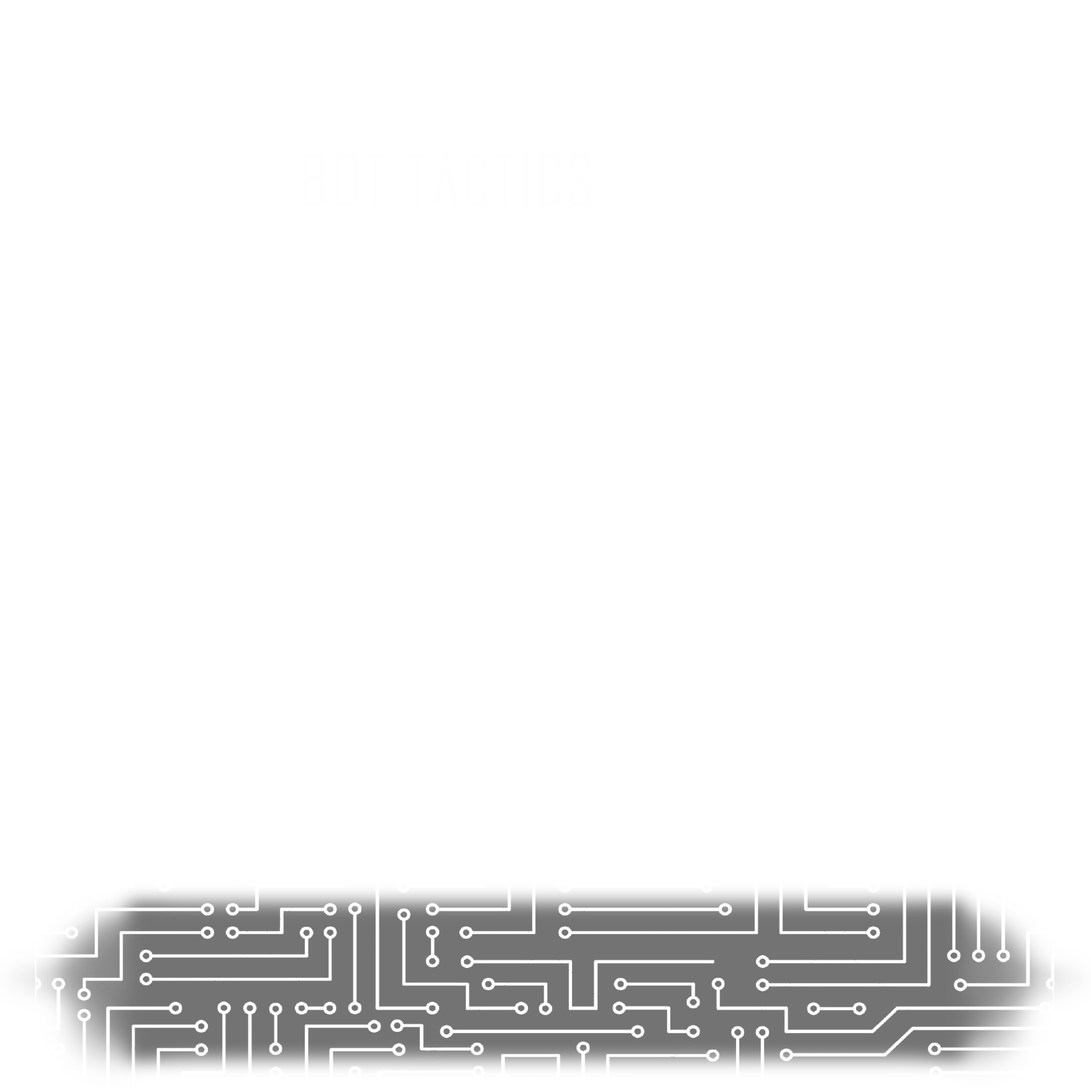
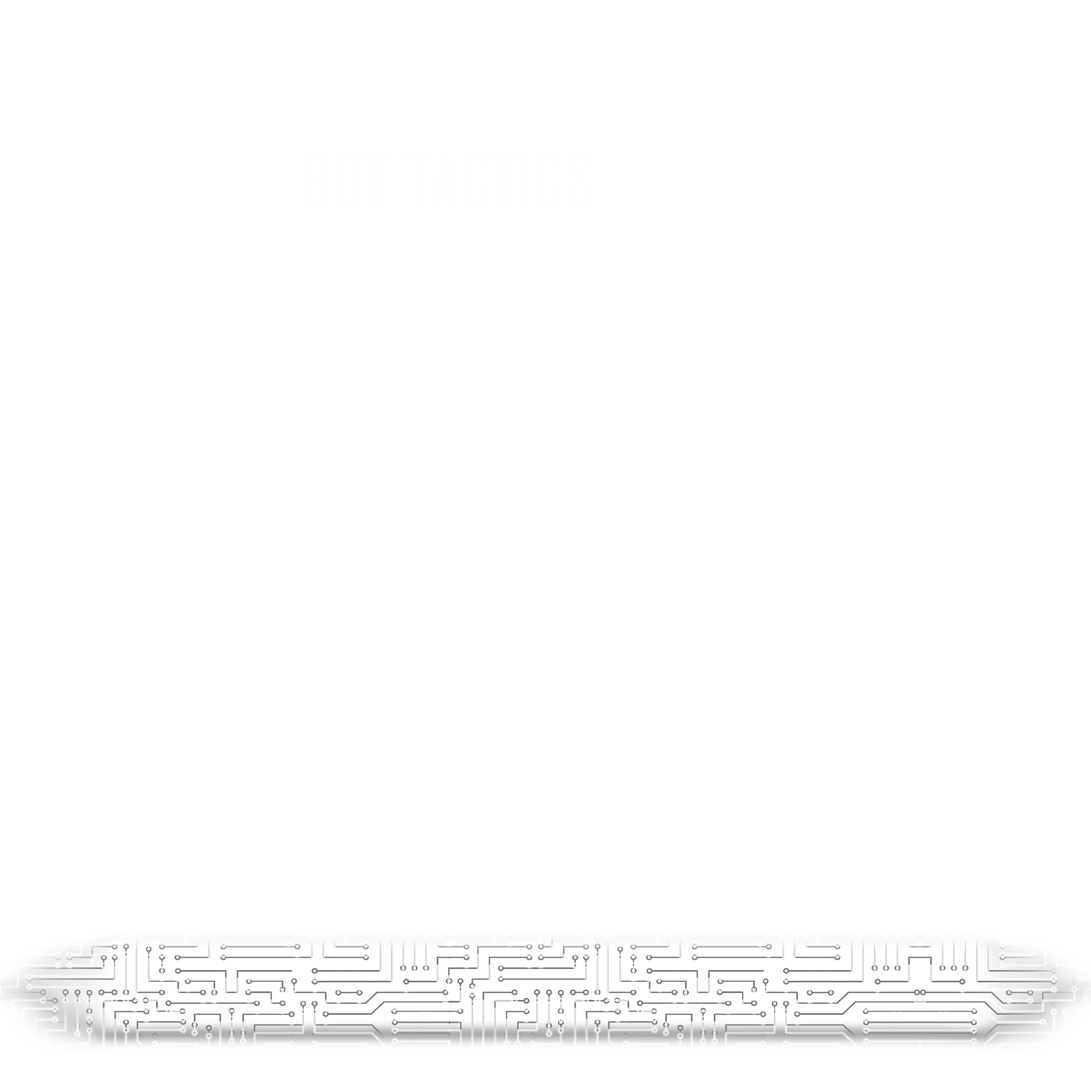
Comparing the layer stacks of the two 1091 × 1091 images. Changes:
hid "Layer 3", painted on it over [0, 885, 1091, 1081]
renamed "Layer 7 copy" to "Layer 10", hid it, moved it above "Layer 5", painted on it over [0, 885, 1091, 1081]
removed layer "Layer 7" from group "Group 1" over [869, 885, 1091, 1081]
painted on "Layer 5", masked it over [0, 885, 1091, 1080]
